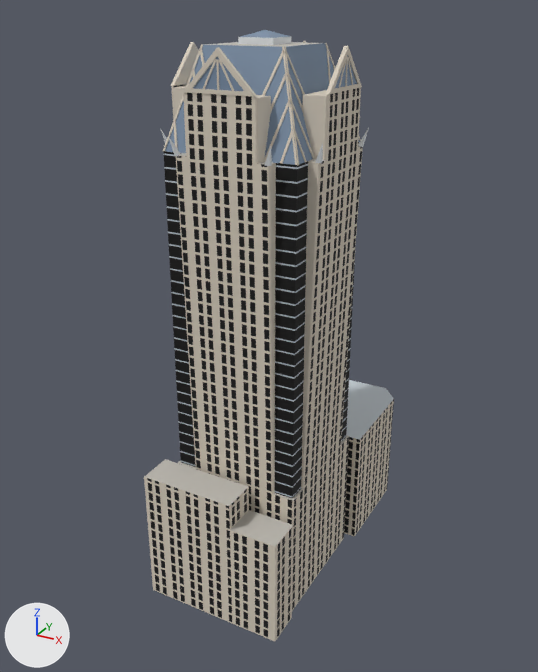
The glTF model landmarks/models/truist-center-charlotte.glb: old version first, new version second.
The view is the same before and after, from a 50 mm camera at (120.0, -233.0, 206.0) aimed at (-5.0, -6.0, 93.0). Lighting does not change. The marker at lower left points along +X, +Y and +Z. The picture after the commit comes second. Vertices at exactly the same position are counted once.

The first picture shows 'Truist Center'.
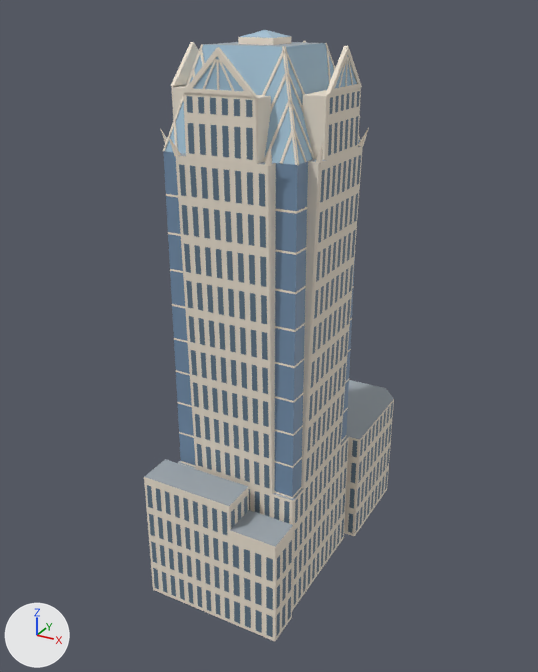
What differs and where, as boxes (x1, y1, x2, y2) in the pictures (538 x 672 px):
'Truist Center', surface changed, recoloured
    both: (144, 30, 394, 641)
part 1 of me_truist_center, added
    after: (147, 91, 393, 637)
part 2 of me_truist_center, recoloured (lighter)
    both: (144, 84, 394, 641)
part 3 of me_truist_center, recoloured
    both: (160, 37, 368, 166)
part 4 of me_truist_center, recoloured (light grey to grey)
    both: (346, 380, 394, 440)

The edits, one by one:
In material 'window' (mat_window), texture is no longer img_image_0.
In material 'window' (mat_window), base_color is now set to (0.128, 0.194, 0.259), blue #647a8b.
In material 'window' (mat_window), roughness goes from 0.85 to 0.35.
In material 'window-2' (mat_window_2), texture is no longer img_image_1.
In material 'window-2' (mat_window_2), base_color is now set to (0.18, 0.284, 0.426), blue #7691af.
In material 'window-2' (mat_window_2), roughness goes from 0.85 to 0.35.
Material 'glass' (mat_glass) changes colour from blue #7b8fa8 to blue #a6c5da; in linear values from (0.198, 0.276, 0.389) to (0.379, 0.56, 0.701).
Material 'trim' (mat_trim) is new.
Its base color is (1.0, 0.875, 0.73) (pale yellow #fff0de).
Its roughness is 0.85.
me_truist_center is used by ob_truist_center; location (0.0, 0.0, 0.0).
me_truist_center had 726 vertices, 945 faces and spanned x -29.0..29.0, y -57.0..57.0, z 0.0..200.0.
me_truist_center now has 4446 vertices, 2805 faces and spans x -29.0..29.0, y -57.0..57.0, z 0.0..200.0.
me_truist_center part 1: 3720 vertices added at x -28.0..28.0, y -57.0..57.0, z 2.0..183.0.
me_truist_center part 2: 52 faces spanning x -28.0..28.0, y -57.0..57.0, z 0.0..184.0 switch from mat_window (picture img_image_0) to mat_stone (pale yellow #efe5d4).
me_truist_center part 3: 40 faces spanning x -29.0..29.0, y -46.0..12.0, z 165.0..198.0 switch from mat_horns (white #e0e4e7) to mat_trim (pale yellow #fff0de).
me_truist_center part 4: 7 faces spanning x -28.0..28.0, y 10.0..57.0, z 48.0 switch from mat_skylights (light grey #c5cdd3) to mat_roof (grey #9ea8af).
